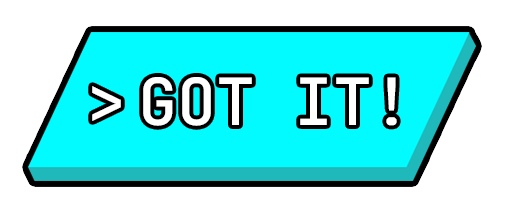
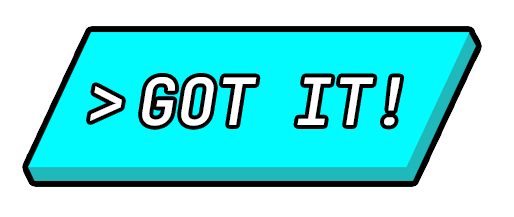
Comparing the layer stacks of the two 514×217 images. Changes:
painted on "GOT IT!" over (x1=90, y1=77, x2=401, y2=126)